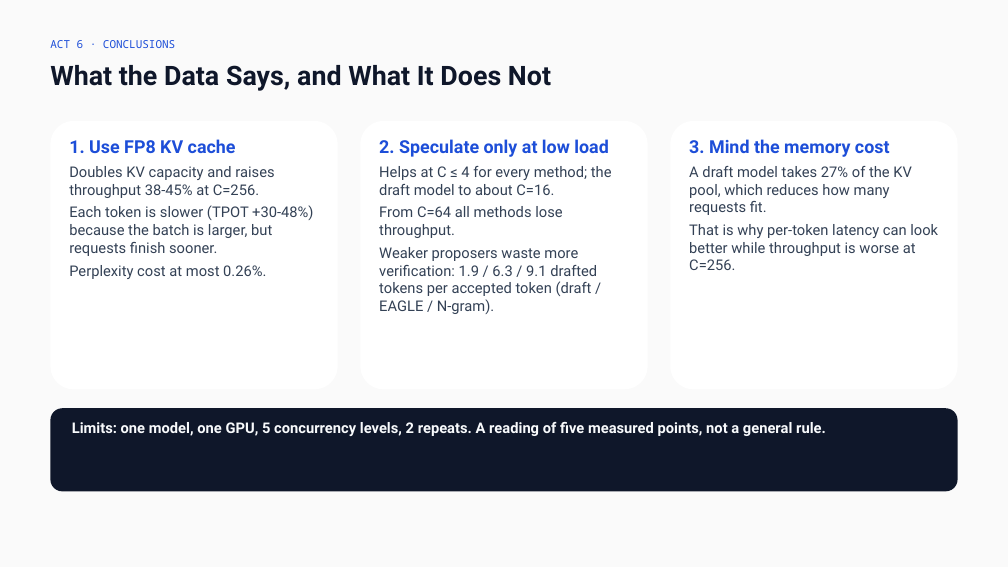
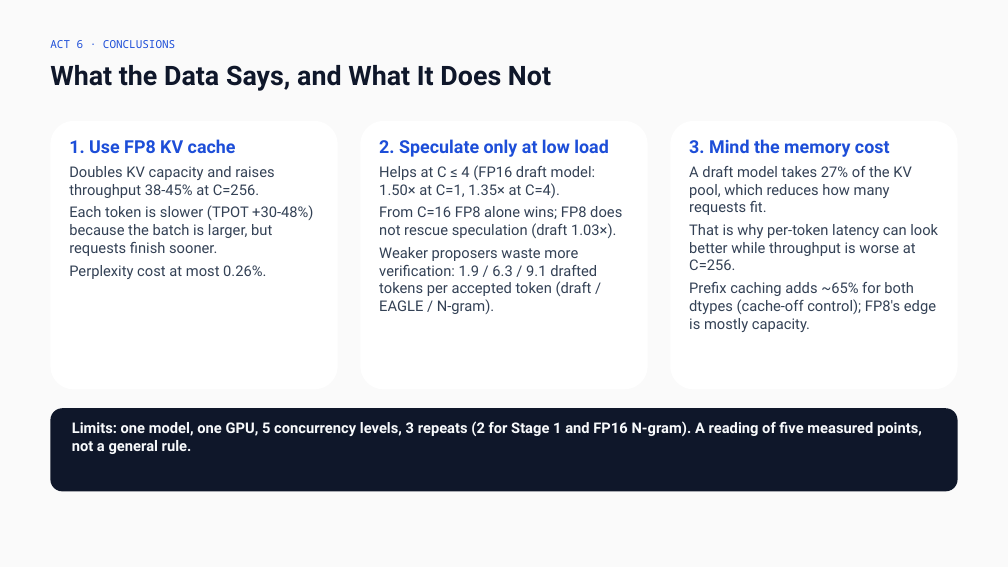
Before and after one commit to mridulpant2010/llm_serving, a slide deck: slide 24 of docs/Final_Presentation.pptx. Drawn at 1008x567 pixels with LibreOffice and Linux fonts; fonts in the diff are those of the drawing. Boxes give left, top, right and bottom in pixels: in the first picture for what was removed or moved away, otherwise in the second. Text is boxed around its words. In the diff, an @@ line names an element or a change of style, - is before the commit and + after.

```diff
--- a/docs/Final_Presentation.pptx
+++ b/docs/Final_Presentation.pptx
@@ text at (379,165,622,238): text changed @@
-Helps at C ≤ 4 for every method; the draft model to about C=16.
-From C=64 all methods lose throughput.
+Helps at C ≤ 4 (FP16 draft model: 1.50× at C=1, 1.35× at C=4).
+From C=16 FP8 alone wins; FP8 does not rescue speculation (draft 1.03×).
@@ text at (689,282,936,332): paragraph added @@
+Prefix caching adds ~65% for both dtypes (cache-off control); FP8's edge is mostly capacity.
@@ text at (72,421,922,454): text changed @@
-Limits: one model, one GPU, 5 concurrency levels, 2 repeats. A reading of five measured points, not a general rule.
+Limits: one model, one GPU, 5 concurrency levels, 3 repeats (2 for Stage 1 and FP16 N-gram). A reading of five measured points, not a general rule.
```
Also in this commit, not shown: 11 other slides changed, 34 other files.
